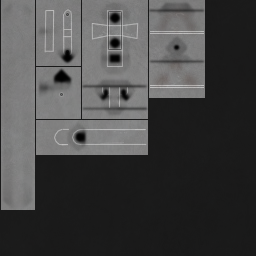
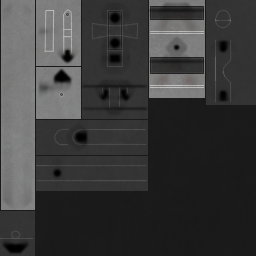
Comparing the layer stacks of the two 256 x 256 images. Changes:
painted on "a" over [0, 0, 241, 256]
added layer "h4" (overlay, 40%) above "h3" over [214, 18, 232, 81]
painted on "h3" over [0, 9, 232, 240]
painted on "b" (1st of 2) over [0, 0, 256, 256]
